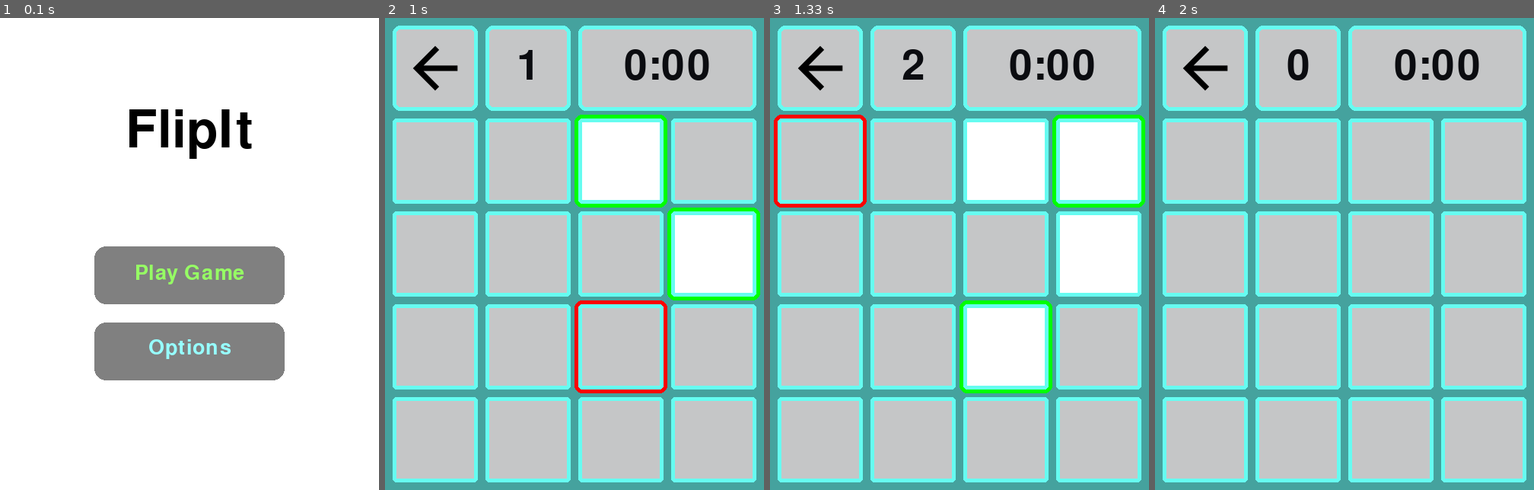
Above: before the commit, frames 1-4 (left to right).
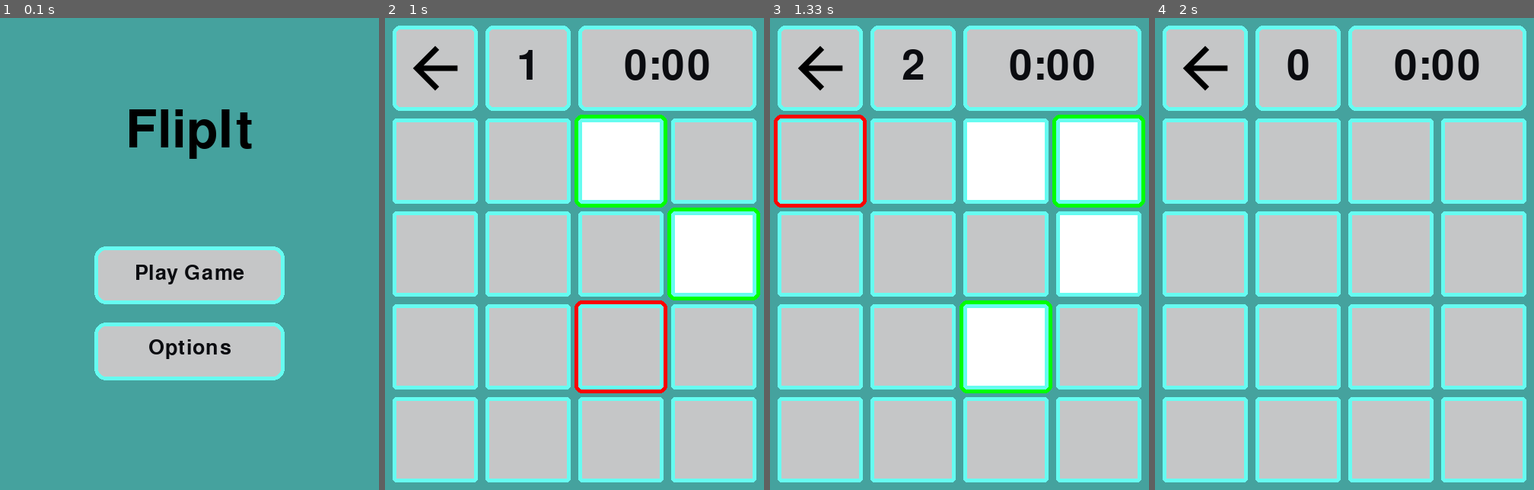
Above: after the commit, the same moments.

Repository: 03kkim/FlipIt
Game: pygame game, started from main.py
The game is run twice, just before and just after one commit, with the same random seed, the same clock (stepped at 60 frames per second) and the same inputs.
Inputs (mouse positions are in pixels of both pictures, inside the frame that each line leads up to):
- Up to frame 1 (0.1 s): no input
- Up to frame 2 (1 s): click (574, 254) at 0.38 s; click (612, 357) at 0.72 s
- Up to frame 3 (1.33 s): click (842, 183) at 1.05 s
- Up to frame 4 (2 s): click (1245, 79) at 1.38 s; click "Play Game" at 1.72 s

The runs differ from the first frame. In frame 1, 99% of the frame differs, in the area x 0-100%, y 0-100%; in frame 2, nothing differs; in frame 3, nothing differs; in frame 4, nothing differs.

Commit message:
Change main menu and add to to-do

Diff:
--- a/main.py
+++ b/main.py
@@ -25,24 +25,38 @@
 clock = pygame.time.Clock()
 
 def main_menu():
+    c1 = pygame.Color("#45A29E")
+    c2 = pygame.Color("#66FCF1")
+    c3 = pygame.Color("#C5C6C7")
+    c4 = (255, 255, 255)
+    c5 = pygame.Color("#0B0C10")
     click = False
     while True:
 
-        screen.fill((255, 255, 255))
+        screen.fill(c1)
 
         draw_text("FlipIt", font, (0, 0, 0), 498/2, 150)
         mx, my = pygame.mouse.get_pos()
 
         button_1 = pygame.Rect(124, 300, 250, 76)
         button_2 = pygame.Rect(124, 400, 250, 76)
-        pygame.draw.rect(screen, (128, 128, 128), button_1, border_radius=15)
-        pygame.draw.rect(screen, (128, 128, 128), button_2, border_radius=15)
+
+        pygame.draw.rect(screen, c3, button_1, border_radius=15)
+        pygame.draw.rect(screen, c2, button_1, 5, border_radius=15)
+
+        pygame.draw.rect(screen, c3, button_2, border_radius=15)
+        pygame.draw.rect(screen, c2, button_2, 5, border_radius=15)
 
         # Was "Helvetica Neue
-        draw_text("Play Game", pygame.font.SysFont("Montserrat", 40), (150, 255, 100), 498/2, 336)
-        draw_text("Options", pygame.font.SysFont("Montserrat", 40), (150, 255, 255), 498 / 2, 434)
+        draw_text("Play Game", pygame.font.SysFont("Montserrat", 40), c5, 498/2, 336)
+        draw_text("Options", pygame.font.SysFont("Montserrat", 40), c5, 498 / 2, 434)
 
         if button_1.collidepoint((mx, my)):
+
+            # Makes Play button white on mouseover
+            pygame.draw.rect(screen, c3, button_1, border_radius=15)
+            pygame.draw.rect(screen, c4, button_1, 5, border_radius=15)
+            draw_text("Play Game", pygame.font.SysFont("Montserrat", 40), c5, 498 / 2, 336)
             if click:
                 game()
         # if button_2.collidepoint((mx, my)):
--- a/scratch.txt
+++ b/scratch.txt
@@ -14,6 +14,7 @@
 - https://visme.co/blog/website-color-schemes/
 - Fix the back button (hitbox is slightly off)
 - Fix bug where board generation crashes the game (Look through board generation code) <--- Turns out it's pygame being run through IDE (At least I think it is)
+- Make things rectangles so that they are easier to draw on and stuff
 
 (http:programarcadegames.com/index.php?lang=en&chapter=array_backed_grids)
 
